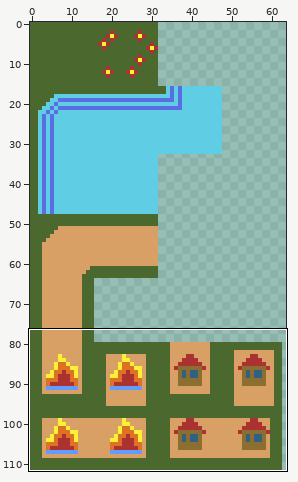
Two states of a sprite sheet, Assets/TileMap.png. The first picture is a wide view before the edit; the outline marks the close-up.
Close-up. Before the commit:
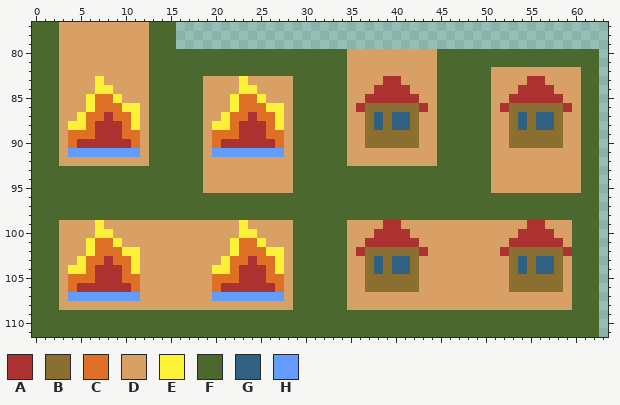
The file is 64x112 pixels. Shown: x 0..63, y 77..111.
Palette (. is transparent): A #ac3232  B #8a6f30  C #df7126  D #d9a066  E #fbf236  F #4b692f  G #306082  H #639bff
New version:
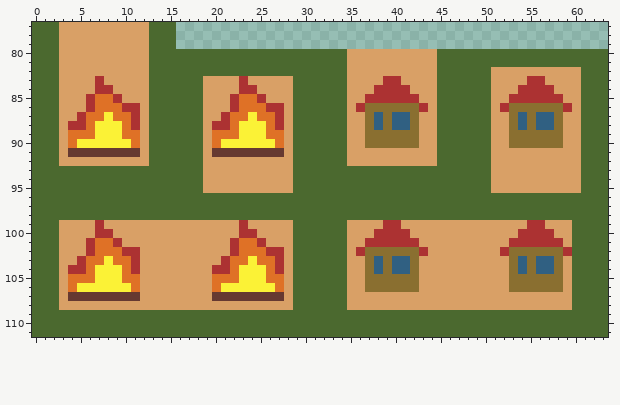
The edit:
colour H: #639bff -> #663931
y 80..82: x 63 . -> F
y 83: x 7 E -> A; x 23 E -> A; x 63 . -> F
y 84: x 7..8 EE -> AA; x 23..24 EE -> AA; x 63 . -> F
y 85: x 6 E -> A; x 9 E -> A; x 22 E -> A; x 25 E -> A; x 63 . -> F
y 86: x 6 E -> A; x 10..11 EE -> AA; x 22 E -> A; x 26..27 EE -> AA; x 63 . -> F
y 87: x 5 E -> A; x 8 A -> E; x 11 E -> A; x 21 E -> A; x 24 A -> E; x 27 E -> A; x 63 . -> F
y 88: x 4..5 EE -> AA; x 7..9 AAA -> EEE; x 11 E -> A; x 20..21 EE -> AA; x 23..25 AAA -> EEE; x 27 E -> A; x 63 . -> F
y 89: x 7..9 AAA -> EEE; x 23..25 AAA -> EEE; x 63 . -> F
y 90: x 5..10 AAAAAA -> EEEEEE; x 21..26 AAAAAA -> EEEEEE; x 63 . -> F
y 91..98: x 63 . -> F
y 99: x 7 E -> A; x 23 E -> A; x 63 . -> F
y 100: x 7..8 EE -> AA; x 23..24 EE -> AA; x 63 . -> F
y 101: x 6 E -> A; x 9 E -> A; x 22 E -> A; x 25 E -> A; x 63 . -> F
y 102: x 6 E -> A; x 10..11 EE -> AA; x 22 E -> A; x 26..27 EE -> AA; x 63 . -> F
y 103: x 5 E -> A; x 8 A -> E; x 11 E -> A; x 21 E -> A; x 24 A -> E; x 27 E -> A; x 63 . -> F
y 104: x 4..5 EE -> AA; x 7..9 AAA -> EEE; x 11 E -> A; x 20..21 EE -> AA; x 23..25 AAA -> EEE; x 27 E -> A; x 63 . -> F
y 105: x 7..9 AAA -> EEE; x 23..25 AAA -> EEE; x 63 . -> F
y 106: x 5..10 AAAAAA -> EEEEEE; x 21..26 AAAAAA -> EEEEEE; x 63 . -> F
y 107..111: x 63 . -> F
